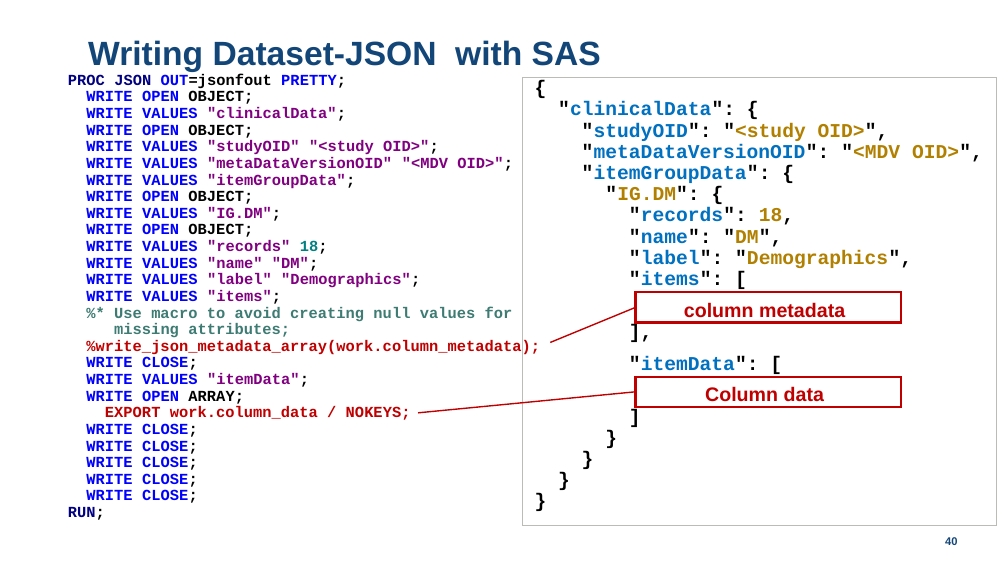
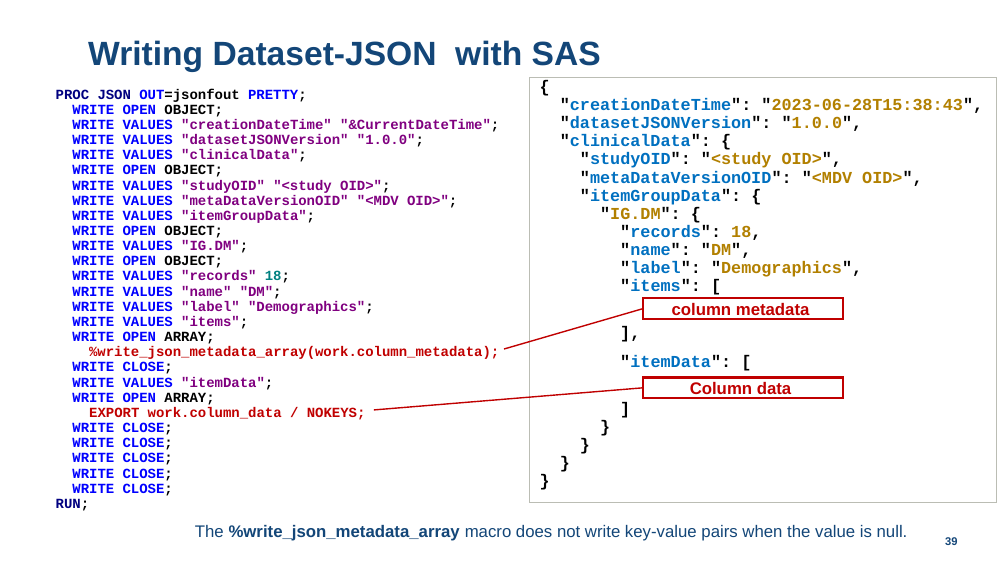
Before and after one commit to lexjansen/dataset-json-sas, a slide deck: slide 39 of doc/Dataset-JSON-SAS-implementation.pptx (slide 40 before the commit). Drawn at 1008x567 pixels with LibreOffice and Linux fonts; fonts in the diff are those of the drawing; background and template pictures are left out. Boxes give left, top, right and bottom in pixels: in the first picture for what was removed or moved away, otherwise in the second. Text is boxed around its words. In the diff, an @@ line names an element or a change of style, - is before the commit and + after.

```diff
--- a/doc/Dataset-JSON-SAS-implementation.pptx
+++ b/doc/Dataset-JSON-SAS-implementation.pptx
@@ text at bbox=[56, 88, 499, 511]: text changed; size 11 to 10 pt @@
-PROC JSON OUT=jsonfout PRETTY;
-WRITE OPEN OBJECT;
-WRITE VALUES "clinicalData";
-WRITE OPEN OBJECT;
-WRITE VALUES "studyOID" "<study OID>";
-WRITE VALUES "metaDataVersionOID" "<MDV OID>";
-WRITE VALUES "itemGroupData";
-WRITE OPEN OBJECT;
-WRITE VALUES "IG.DM";
-WRITE OPEN OBJECT;
-WRITE VALUES "records" 18;
-WRITE VALUES "name" "DM";
-WRITE VALUES "label" "Demographics";
-WRITE VALUES "items";
-%* Use macro to avoid creating null values for
-missing attributes;
-%write_json_metadata_array(work.column_metadata);
-WRITE CLOSE;
-WRITE VALUES "itemData";
-WRITE OPEN ARRAY;
-EXPORT work.column_data / NOKEYS;
-WRITE CLOSE;
-WRITE CLOSE;
-WRITE CLOSE;
-WRITE CLOSE;
-WRITE CLOSE;
-RUN;
+PROC JSON OUT=jsonfout PRETTY;
+WRITE OPEN OBJECT;
+WRITE VALUES "creationDateTime" "&CurrentDateTime";
+WRITE VALUES "datasetJSONVersion" "1.0.0";
+WRITE VALUES "clinicalData";
+WRITE OPEN OBJECT;
+WRITE VALUES "studyOID" "<study OID>";
+WRITE VALUES "metaDataVersionOID" "<MDV OID>";
+WRITE VALUES "itemGroupData";
+WRITE OPEN OBJECT;
+WRITE VALUES "IG.DM";
+WRITE OPEN OBJECT;
+WRITE VALUES "records" 18;
+WRITE VALUES "name" "DM";
+WRITE VALUES "label" "Demographics";
+WRITE VALUES "items";
+WRITE OPEN ARRAY;
+%write_json_metadata_array(work.column_metadata);
+WRITE CLOSE;
+WRITE VALUES "itemData";
+WRITE OPEN ARRAY;
+EXPORT work.column_data / NOKEYS;
+WRITE CLOSE;
+WRITE CLOSE;
+WRITE CLOSE;
+WRITE CLOSE;
+WRITE CLOSE;
+RUN;
@@ rectangle "{ "creationDateTime": "2023-06-28T15:38:43", "datasetJSONVer ...": place and size @@
-rectangle "{ "creationDateTime": "2023-06-28T15:38:43", "datasetJSONVer ..." at bbox=[523, 78, 997, 525]
+rectangle "{ "creationDateTime": "2023-06-28T15:38:43", "datasetJSONVer ..." at bbox=[529, 78, 997, 502]
@@ text in rectangle at bbox=[560, 98, 983, 291]: text changed; size 14 to 12 pt @@
-{
-"clinicalData": {
-"studyOID": "<study OID>",
-"metaDataVersionOID": "<MDV OID>",
-"itemGroupData": {
-"IG.DM": {
-"records": 18,
-"name": "DM",
-"label": "Demographics",
-"items": [
+{
+"creationDateTime": "2023-06-28T15:38:43",
+"datasetJSONVersion": "1.0.0",
+"clinicalData": {
+"studyOID": "<study OID>",
+"metaDataVersionOID": "<MDV OID>",
+"itemGroupData": {
+"IG.DM": {
+"records": 18,
+"name": "DM",
+"label": "Demographics",
+"items": [
@@ rectangle "column metadata": place and size @@
-rectangle "column metadata" at bbox=[635, 292, 900, 323]
+rectangle "column metadata" at bbox=[643, 298, 844, 319]
@@ rectangle "column metadata" at bbox=[643, 298, 844, 319]: size 14 to 12 pt @@
@@ line moved from (550, 343) - (635, 307) to (504, 349) - (643, 308) @@
@@ text in rectangle at bbox=[620, 354, 731, 367]: size 14 to 12 pt in "],", ""itemData": [", "] } } } }" @@
@@ line moved from (418, 413) - (635, 392) to (374, 410) - (643, 388) @@
@@ rectangle "Column data" at bbox=[643, 378, 844, 398]: size 14 to 12 pt @@
@@ rectangle "Column data": place and size @@
-rectangle "Column data" at bbox=[635, 377, 900, 407]
+rectangle "Column data" at bbox=[643, 378, 844, 398]
@@ text added at bbox=[195, 525, 908, 541], 12 pt, text #134678 @@
+The %write_json_metadata_array macro does not write key-value pairs when the value is null.
@@ page number at bbox=[945, 536, 957, 547]: text changed @@
-40
+39
```
Also in this commit, not shown: 10 other slides changed, 1 slide removed, 2 other files.
